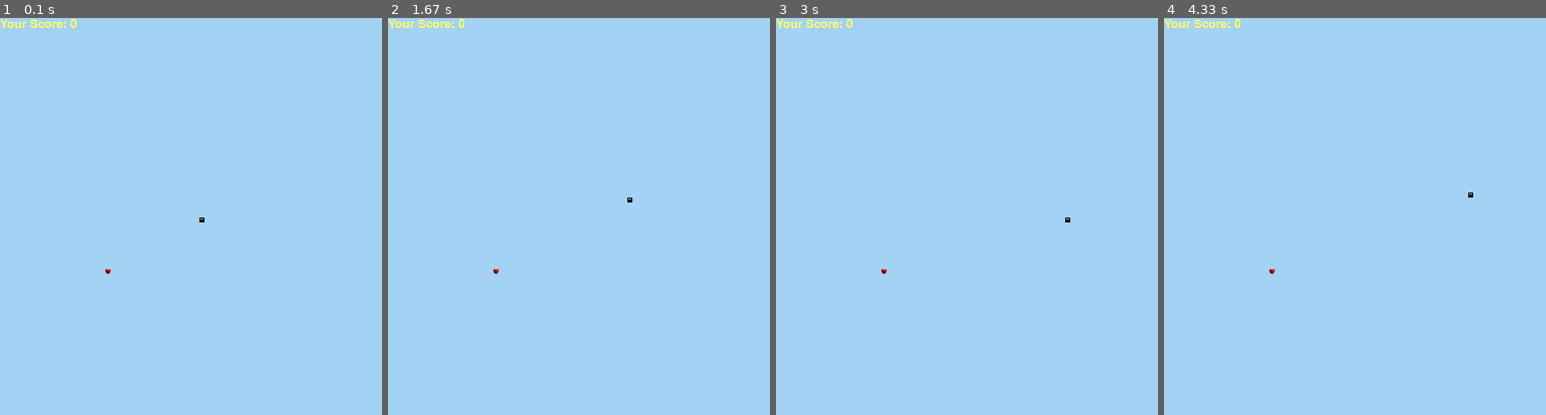
Above: before the commit, frames 1-4 (left to right).
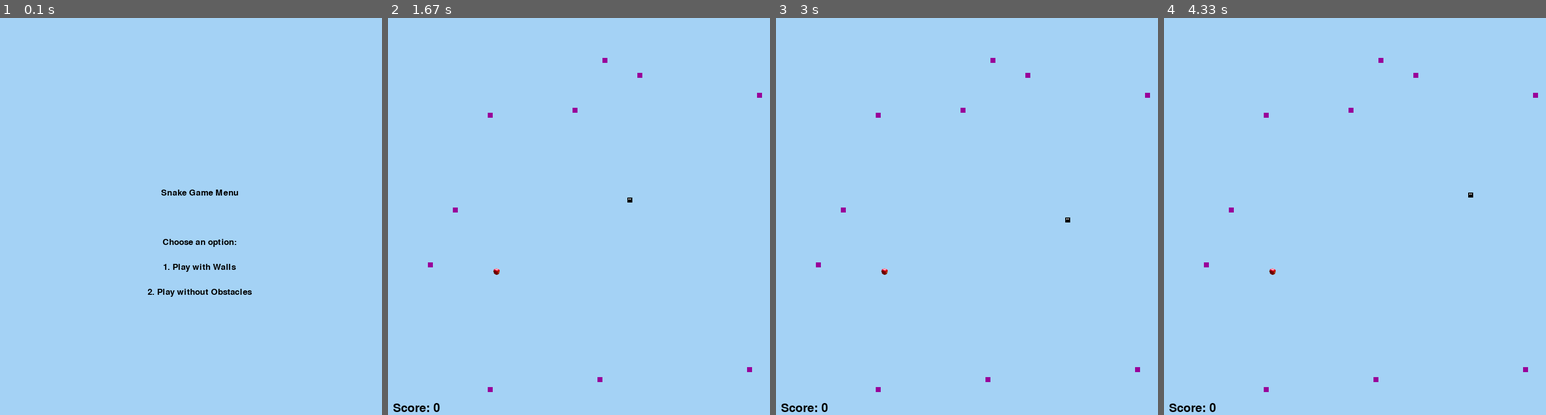
Above: after the commit, the same moments.

Repository: kalinaterziyska/pygame1
Game: pygame game, started from snake_pygame.py
The game is run twice, just before and just after one commit, with the same random seed, the same clock (stepped at 60 frames per second) and the same inputs.
Inputs:
- Up to frame 1 (0.1 s): no input
- Up to frame 2 (1.67 s): tap 1 at 0.33 s; hold Right 0.67-1.13 s; hold Up 1.17-1.47 s; hold Right from 1.5 s (still down)
- Up to frame 3 (3 s): release Right at 1.97 s; hold Left 2-2.53 s; hold Down 2.57-2.87 s; hold Left from 2.9 s (still down)
- Up to frame 4 (4.33 s): release Left at 3.3 s; hold Up 3.33-3.7 s; hold Right from 3.73 s (still down)

The runs differ from the first frame. In frame 1, 0.9% of the frame differs, in the area x 0-66%, y 0-71%; in frame 2, 0.5%; in frame 3, 0.5%; in frame 4, 0.5%.

Commit message:
adding a menu for obstikles and no obstikles

Diff:
--- a/snake_pygame.py
+++ b/snake_pygame.py
@@ -1,11 +1,11 @@
 import random
 import pygame
-# import pygame.mixer
+import pygame.mixer
 
 pygame.init()
 
 white = (255, 255, 255)
-yellow = (255, 255, 102)
+purple = (153, 0, 153)
 black = (0, 0, 0)
 red = (102, 0, 0)
 red2 = (153, 0, 76)
@@ -27,14 +27,43 @@
 score_font = pygame.font.SysFont("cosmeticians", 35)
 
 apple_img = pygame.image.load("apple.png")
-apple_img = pygame.transform.scale(apple_img, (int(snake_block * 1.3), int(snake_block * 1.3)))
+apple_img = pygame.transform.scale(apple_img, (int(snake_block * 1.5), int(snake_block * 1.5)))
 
 eat_sound = pygame.mixer.Sound("eat_sound.mp3")
+death_sound = pygame.mixer.Sound("game_over_sound.wav")
+
+
+def show_menu():
+    menu_running = True
+    option = 1
+
+    while menu_running:
+        dis.fill(blue)
+        message("Snake Game Menu", black, y_offset=-50)
+        message("Choose an option:", black, y_offset=50)
+        message("1. Play with Walls", black, y_offset=100)
+        message("2. Play without Obstacles", black, y_offset=150)
+
+        for event in pygame.event.get():
+            if event.type == pygame.QUIT:
+                pygame.quit()
+                quit()
+            elif event.type == pygame.KEYDOWN:
+                if event.key == pygame.K_1:
+                    option = 1
+                    menu_running = False
+                elif event.key == pygame.K_2:
+                    option = 2
+                    menu_running = False
+
+        pygame.display.update()
+
+    return option
 
 
 def your_score(score):
-    value = score_font.render("Your Score: " + str(score), True, yellow)
-    dis.blit(value, [0, 0])
+    value = score_font.render("Score: " + str(score), True, black)
+    dis.blit(value, [10, 770])
 
 
 def our_snake(block, snake_list):
@@ -49,9 +78,10 @@
         pygame.draw.circle(dis, white, right_eye, block // 10)
 
 
-def message(msg, color):
-    my_message = font_style.render(msg, True, color)
-    dis.blit(my_message, [dis_width / 6, dis_height / 5])
+def message(msg, color, y_offset=0):
+    text = font_style.render(msg, True, color)
+    text_rect = text.get_rect(center=(dis_width / 2, dis_height / 2 + y_offset))
+    dis.blit(text, text_rect)
 
 
 def is_collision(x1, y1, x2, y2, collision_range):
@@ -62,7 +92,7 @@
     return False
 
 
-def game_loop():
+def game_loop(option):
     game_over = False
     game_close = False
 
@@ -77,25 +107,46 @@
 
     food_x = round(random.randrange(0, dis_width - snake_block) / 10.0) * 10.0
     food_y = round(random.randrange(0, dis_height - snake_block) / 10.0) * 10.0
+
+    if option == 1:
+        obstacle_positions = []
+        num_obstacles = 10
+
+        for _ in range(num_obstacles):
+            while True:
+                obstacle_x = round(random.randrange(0, dis_width - snake_block) / 10.0) * 10.0
+                obstacle_y = round(random.randrange(0, dis_height - snake_block) / 10.0) * 10.0
+                obstacle_pos = (obstacle_x, obstacle_y)
+
+                if (
+                    obstacle_pos not in obstacle_positions
+                    and (obstacle_x, obstacle_y) != (food_x, food_y)
+                    and (obstacle_x, obstacle_y) != (food_x - snake_block, food_y)
+                    and (obstacle_x, obstacle_y) != (food_x - 2 * snake_block, food_y)
+                ):
+                    obstacle_positions.append(obstacle_pos)
+                    break
 
     while not game_over:
 
         while game_close:
             dis.fill(blue)
             message("You Lost! Press C-Play Again or Q-Quit", red)
+            pygame.mixer.Sound.play(death_sound)
             your_score(length_of_snake - 1)
             pygame.display.update()
 
             for event in pygame.event.get():
                 if event.type == pygame.QUIT:
                     game_over = True
+                    game_close = False
 
                 if event.type == pygame.KEYDOWN:
                     if event.key == pygame.K_q:
                         game_over = True
                         game_close = False
                     if event.key == pygame.K_c:
-                        game_loop()
+                        game_loop(option)
 
         for event in pygame.event.get():
             if event.type == pygame.QUIT:
@@ -120,13 +171,31 @@
 
         if x1 >= dis_width or x1 < 0 or y1 >= dis_height or y1 < 0:
             game_close = True
-            # pygame.mixer.Sound.play(game_over_sound)
+
+        if option == 1:
+            for obstacle_pos in obstacle_positions:
+                if x1 == obstacle_pos[0] and y1 == obstacle_pos[1]:
+                    game_close = True
+                    pygame.mixer.Sound.play(death_sound)
+        else:
+            if x1 >= dis_width:
+                x1 = 0
+            elif x1 < 0:
+                x1 = dis_width - snake_block
+            elif y1 >= dis_height:
+                y1 = 0
+            elif y1 < 0:
+                y1 = dis_height - snake_block
 
         x1 += current_direction_x
         y1 += current_direction_y
 
         dis.fill(blue)
         dis.blit(apple_img, (food_x, food_y))
+
+        if option == 1:
+            for obstacle_pos in obstacle_positions:
+                pygame.draw.rect(dis, purple, [obstacle_pos[0], obstacle_pos[1], snake_block, snake_block])
 
         snake_head = [x1, y1]
         snake_list.append(snake_head)
@@ -137,6 +206,7 @@
         for x in snake_list[:-1]:
             if x == snake_head:
                 game_close = True
+                pygame.mixer.Sound.play(death_sound)
 
         our_snake(snake_block, snake_list)
         your_score(length_of_snake - 1)
@@ -171,8 +241,5 @@
     quit()
 
 
-game_loop()
-
-
-# да добавя звук при умирането и да записвам всичките скорове от едно разиграване в масив
-# и да ги ижвеждам като свърши един рунд преди  да е затворен прожореца с Q
+selected_option = show_menu()
+game_loop(selected_option)
